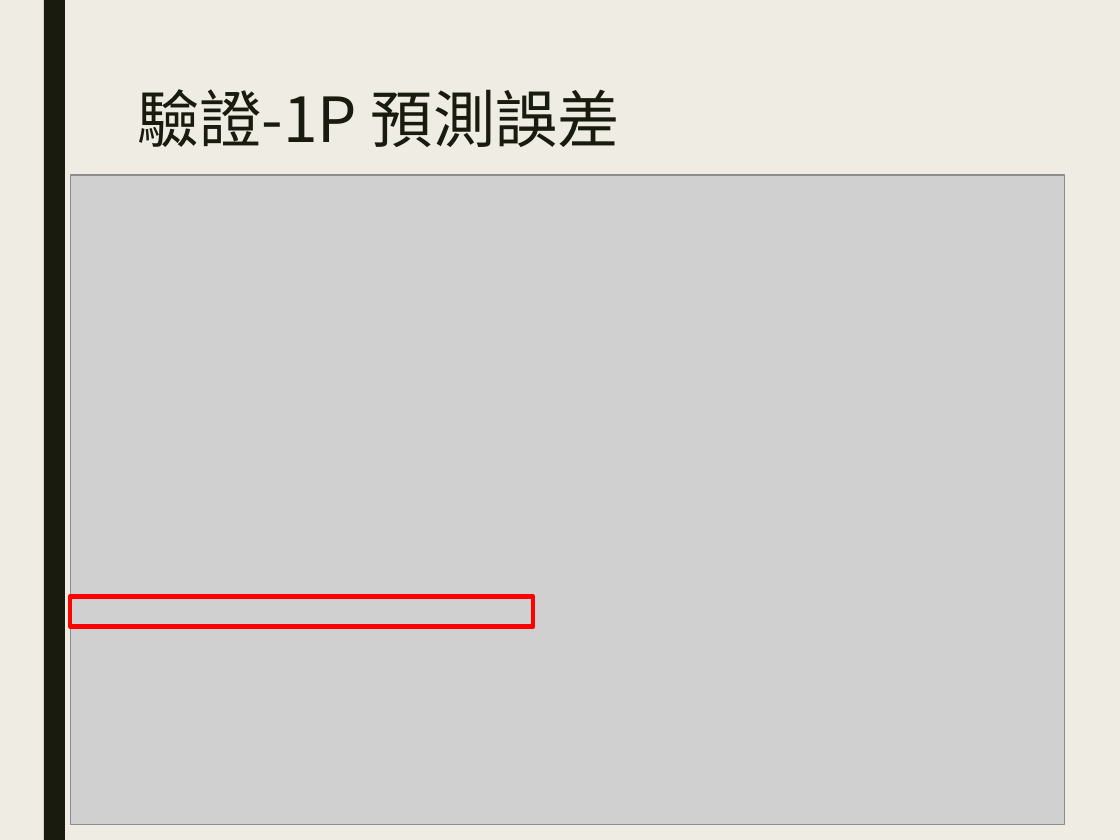
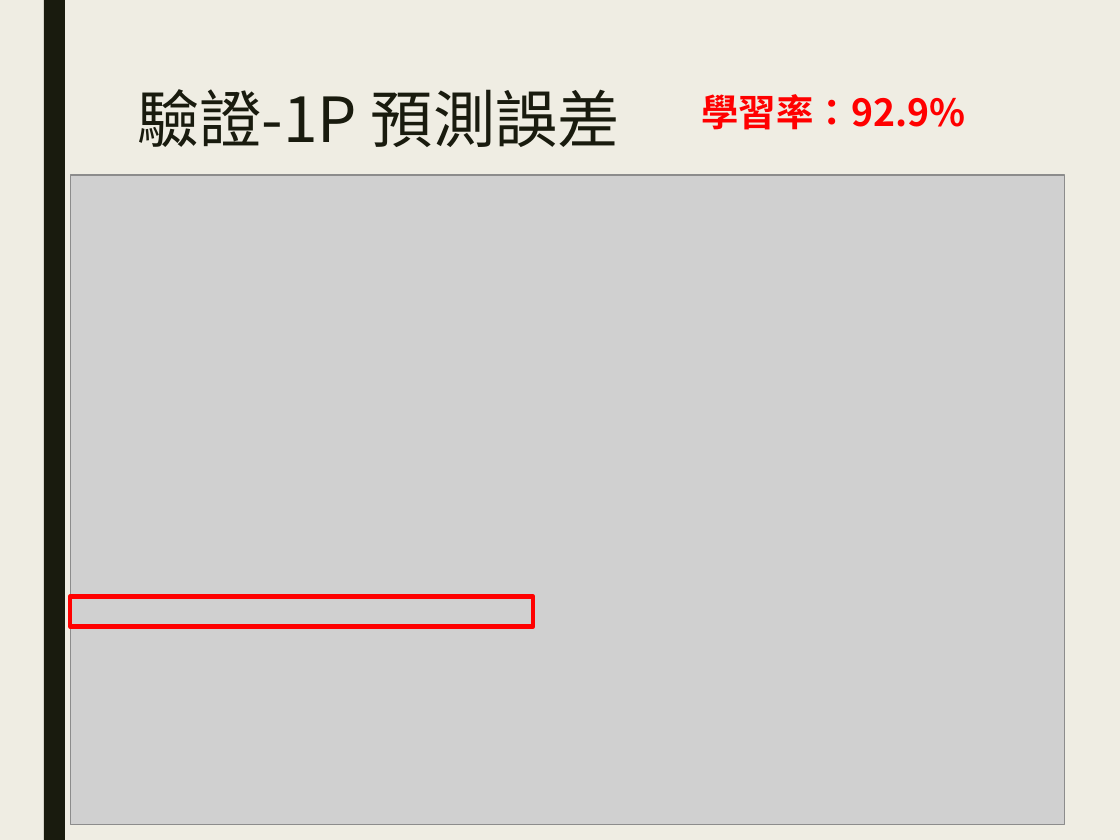
Before and after one commit to BBS86x1023/PingPong-project-management-of-Machine-learning, a slide deck: slide 53 of Report/乒乓球專案管理-林言珀.pptx (slide 43 before the commit). Drawn at 1120x840 pixels with LibreOffice and Linux fonts; fonts in the diff are those of the drawing; grey boxes stand for pictures. Boxes give left, top, right and bottom in pixels: in the first picture for what was removed or moved away, otherwise in the second. Text is boxed around its words. In the diff, an @@ line names an element or a change of style, - is before the commit and + after.

```diff
--- a/Report/乒乓球專案管理-林言珀.pptx
+++ b/Report/乒乓球專案管理-林言珀.pptx
@@ text added at <box>702,94,965,130</box>, 24 pt, text #FF0000, bold @@
+學習率：92.9%
```
Also in this commit, not shown: 1 other slide changed, 10 slides added.
